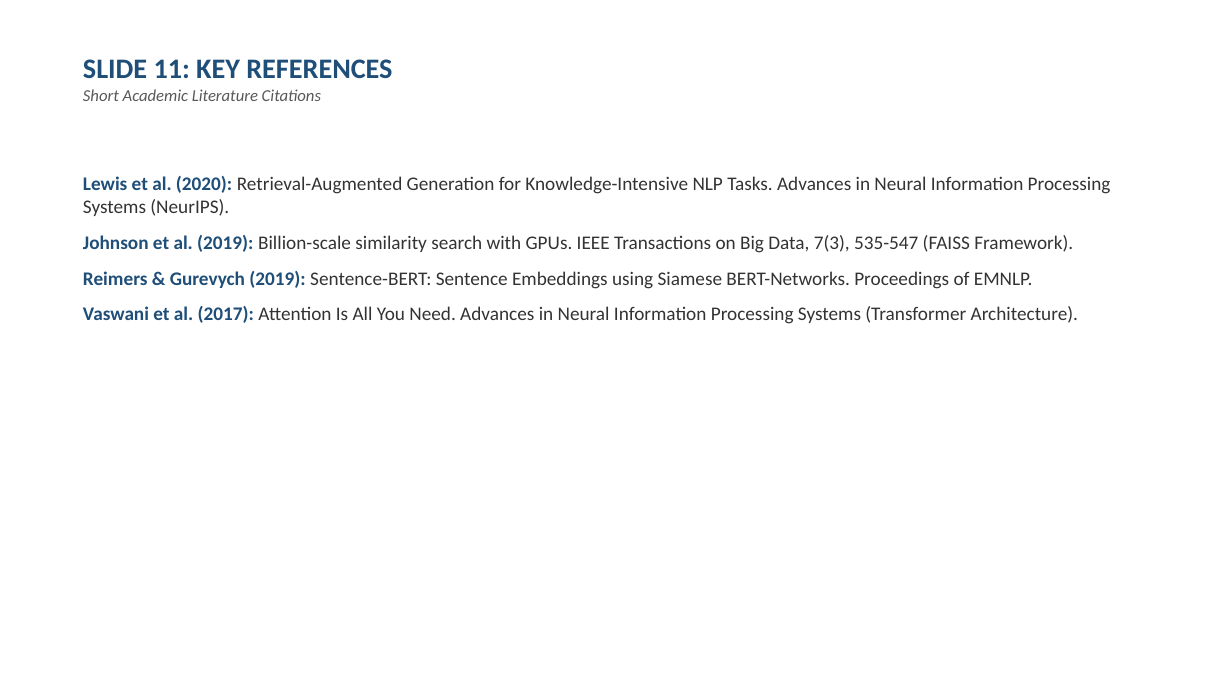
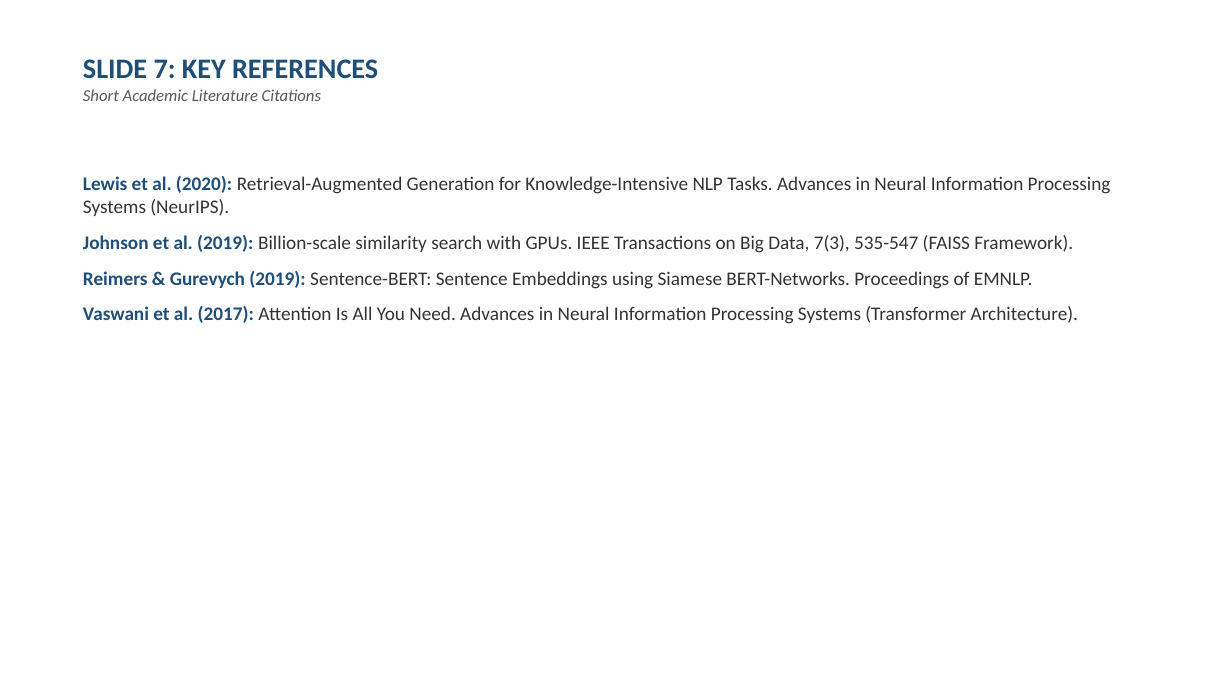
Before and after one commit to SageerAuwal/AuraQA, a slide deck: slide 7 of Professional_Project_Defense_Presentation_AuraQA.pptx (slide 11 before the commit). Drawn at 1232x693 pixels with LibreOffice and Linux fonts; fonts in the diff are those of the drawing. Boxes give left, top, right and bottom in pixels: in the first picture for what was removed or moved away, otherwise in the second. Text is boxed around its words. In the diff, an @@ line names an element or a change of style, - is before the commit and + after.

```diff
--- a/Professional_Project_Defense_Presentation_AuraQA.pptx
+++ b/Professional_Project_Defense_Presentation_AuraQA.pptx
@@ text at (x1=83, y1=59, x2=378, y2=78): text changed @@
-SLIDE 11: KEY REFERENCES
+SLIDE 7: KEY REFERENCES
```
Also in this commit, not shown: 6 other slides changed, 4 slides removed, 2 other files.
